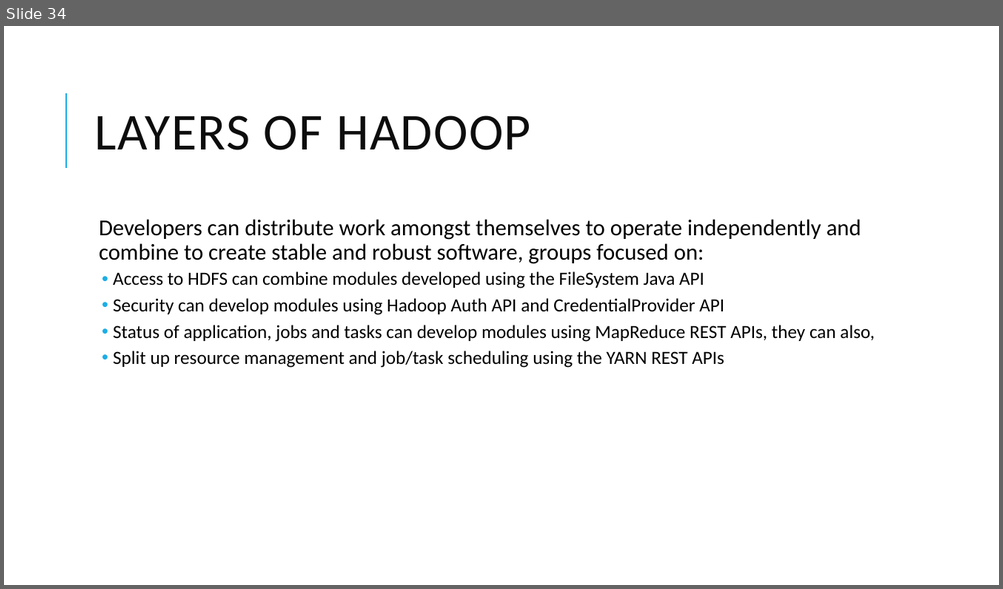
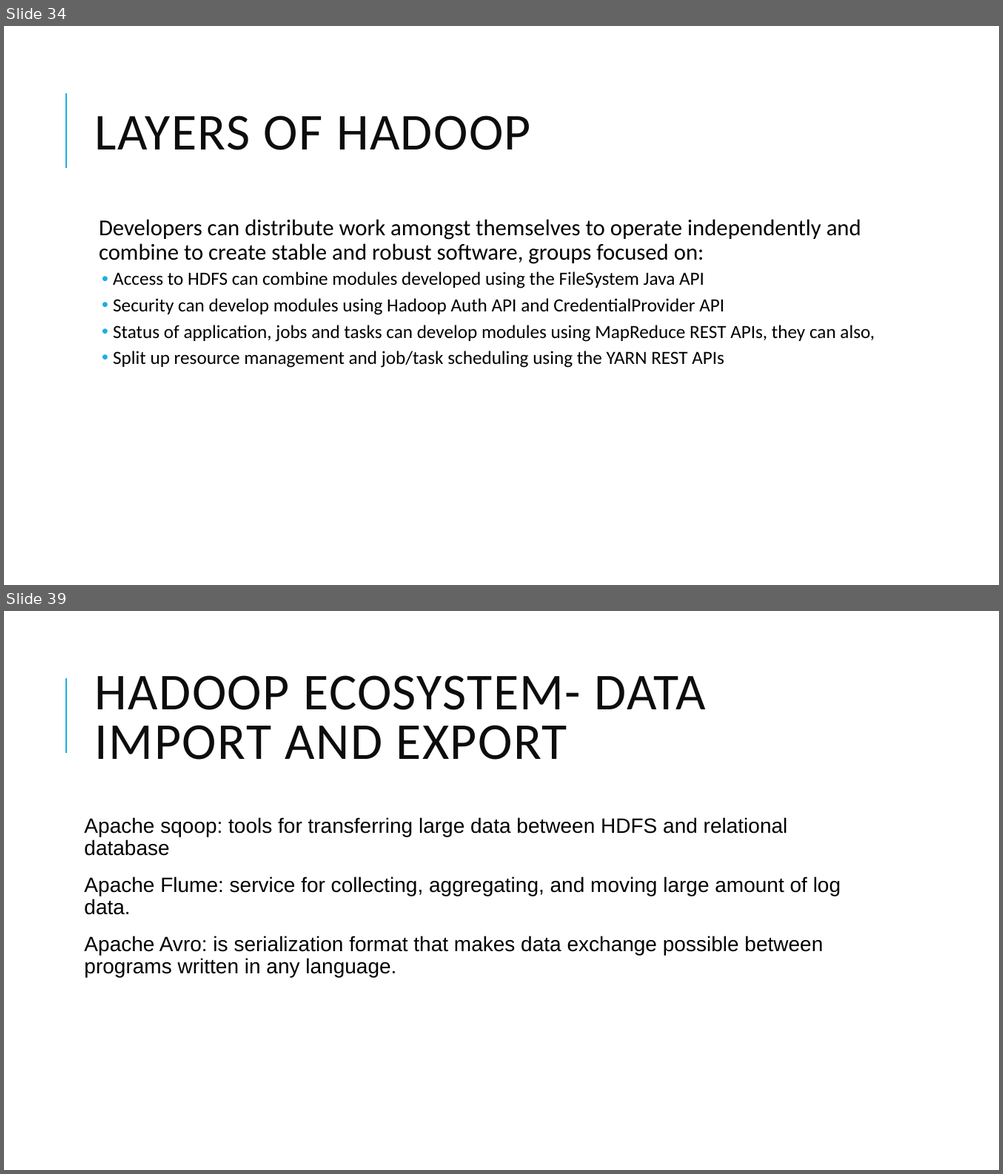
Before and after one commit to dsjili/eecs4314, a slide deck: assignment1_compiled.pptx. Shown one above the other, each under a label of ours: slide 34 before the commit, slides 34 and 39 after it; the slides between them are not shown. The pictures are 1003x589 and 1003x1174 pixels, drawn with LibreOffice and Linux fonts; fonts in the diff are those of the drawing. Boxes give left, top, right and bottom in pixels: in the first picture for what was removed or moved away, otherwise in the second. Text is boxed around its words. In the diff, an @@ line names an element or a change of style, - is before the commit and + after.

Commit message:
added the ecosystem slides

```diff
--- a/assignment1_compiled.pptx
+++ b/assignment1_compiled.pptx
@@ slide 39 added at (x1=4, y1=611, x2=999, y2=1170), background #FFFFFF; not listed: 1 template element that a slide beside it also shows @@
@@ title added at (x1=95, y1=675, x2=706, y2=760), 50 pt, text #0D0D0D @@
+HADOOP ECOSYSTEM- DATA IMPORT AND EXPORT
@@ text added at (x1=84, y1=817, x2=840, y2=977), 20 pt, text #000000 @@
+  Apache sqoop: tools for transferring large data between HDFS and relational database
+  Apache Flume: service for collecting, aggregating, and moving large amount of log data.
+  Apache Avro: is serialization format that makes data exchange possible between programs written in any language.
```
Also in this commit, not shown: 9 other slides added.
